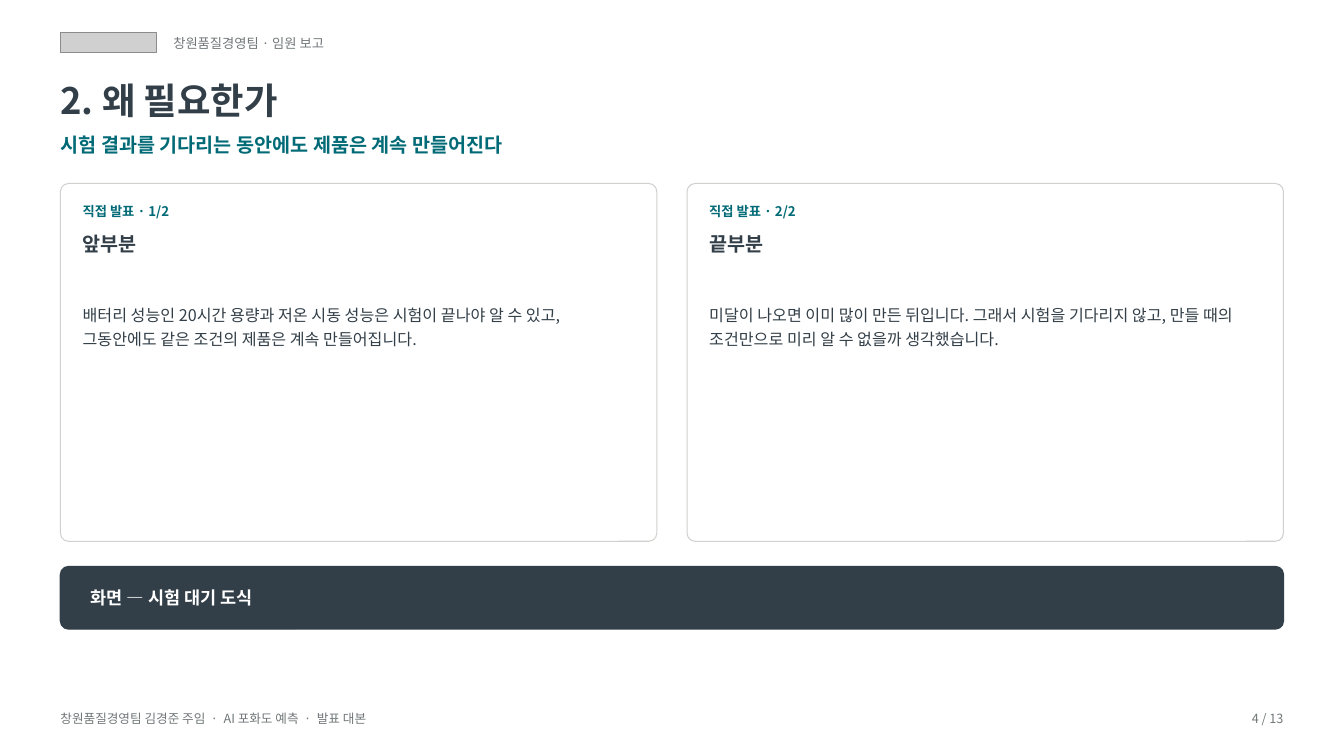
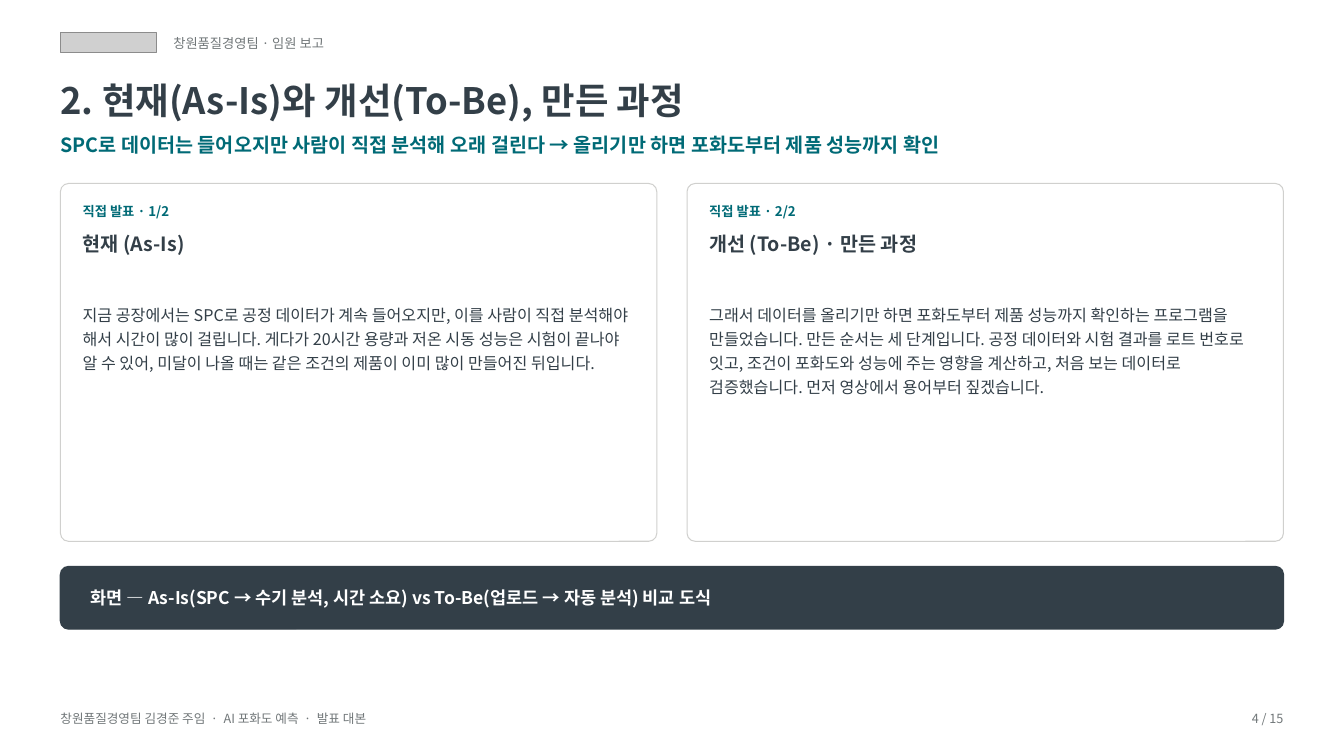
Before and after one commit to 2026axgbattery/-_AI-, a slide deck: slide 4 of 제출물_영상/임원보고_발표대본.pptx. Drawn at 1344x756 pixels with LibreOffice and Linux fonts; fonts in the diff are those of the drawing; grey boxes stand for pictures. Boxes give left, top, right and bottom in pixels: in the first picture for what was removed or moved away, otherwise in the second. Text is boxed around its words. In the diff, an @@ line names an element or a change of style, - is before the commit and + after.

```diff
--- a/제출물_영상/임원보고_발표대본.pptx
+++ b/제출물_영상/임원보고_발표대본.pptx
@@ text at [60, 83, 684, 122]: text changed @@
-2. 왜 필요한가
+2. 현재(As-Is)와 개선(To-Be), 만든 과정
@@ text at [60, 135, 939, 154]: text changed @@
-시험 결과를 기다리는 동안에도 제품은 계속 만들어진다
+SPC로 데이터는 들어오지만 사람이 직접 분석해 오래 걸린다 → 올리기만 하면 포화도부터 제품 성능까지 확인
@@ text at [83, 234, 184, 255]: text changed @@
-앞부분
+현재 (As-Is)
@@ text at [709, 234, 917, 255]: text changed @@
-끝부분
+개선 (To-Be) · 만든 과정
@@ text at [83, 307, 628, 372]: text changed @@
-배터리 성능인 20시간 용량과 저온 시동 성능은 시험이 끝나야 알 수 있고, 그동안에도 같은 조건의 제품은 계속 만들어집니다.
+지금 공장에서는 SPC로 공정 데이터가 계속 들어오지만, 이를 사람이 직접 분석해야 해서 시간이 많이 걸립니다. 게다가 20시간 용량과 저온 시동 성능은 시험이 끝나야 알 수 있어, 미달이 나올 때는 같은 조건의 제품이 이미 많이 만들어진 뒤입니다.
@@ text at [709, 307, 1244, 395]: text changed @@
-미달이 나오면 이미 많이 만든 뒤입니다. 그래서 시험을 기다리지 않고, 만들 때의 조건만으로 미리 알 수 없을까 생각했습니다.
+그래서 데이터를 올리기만 하면 포화도부터 제품 성능까지 확인하는 프로그램을 만들었습니다. 만든 순서는 세 단계입니다. 공정 데이터와 시험 결과를 로트 번호로 잇고, 조건이 포화도와 성능에 주는 영향을 계산하고, 처음 보는 데이터로 검증했습니다. 먼저 영상에서 용어부터 짚겠습니다.
@@ text at [91, 589, 711, 608]: text changed @@
-화면 — 시험 대기 도식
+화면 — As-Is(SPC → 수기 분석, 시간 소요) vs To-Be(업로드 → 자동 분석) 비교 도식
@@ text at [1252, 714, 1283, 723]: text changed @@
-4 / 13
+4 / 15
```
Also in this commit, not shown: 12 other slides changed, 2 slides added, 12 other files.
